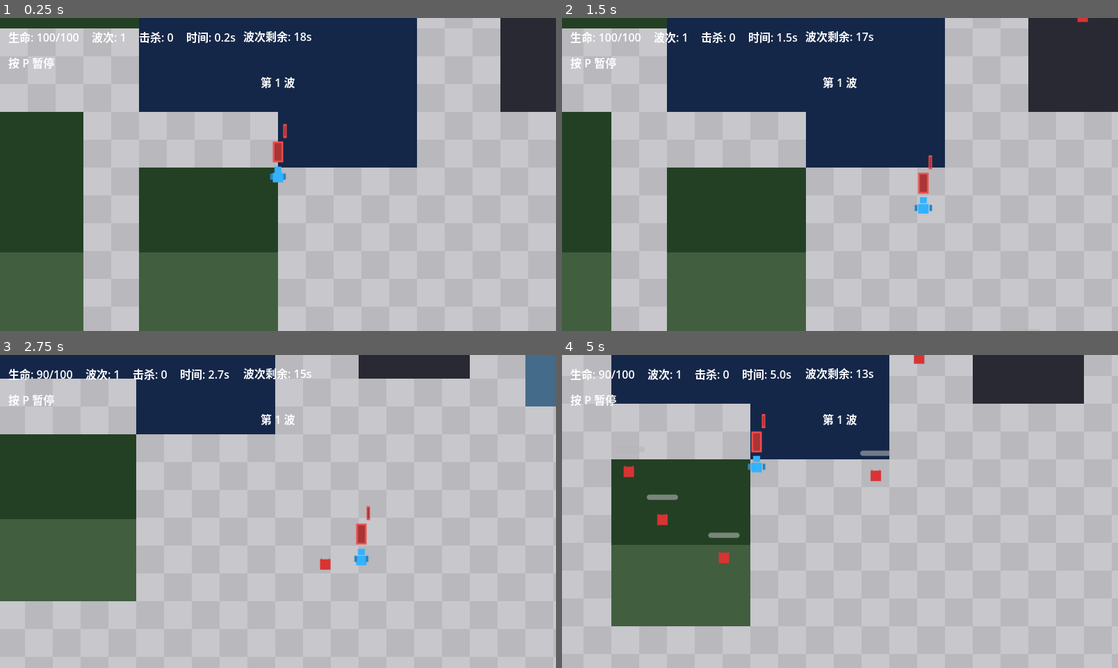
Above: before the commit, frames 1-4 (two rows, left to right).
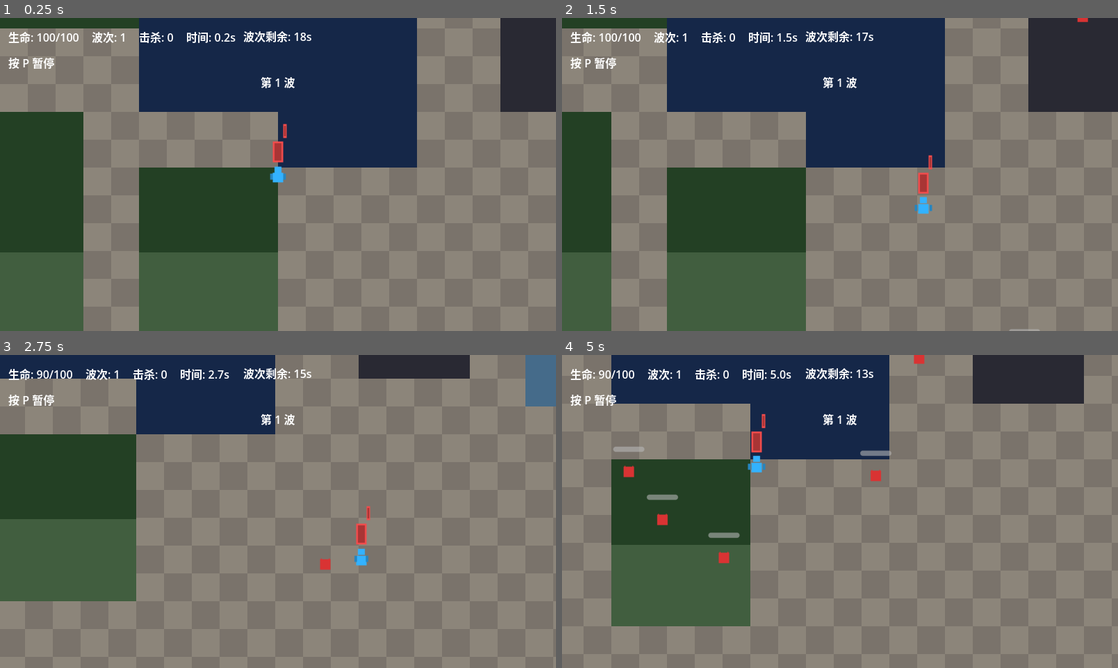
Above: after the commit, the same moments.

Repository: wanwenxin/godot-project-20260214
Game: Godot game, scene res://scenes/game.tscn
The game is run twice, just before and just after one commit, with the same random seed, the same clock (stepped at 60 frames per second) and the same inputs. This scene is started directly instead of the project's main scene.
Inputs:
- Up to frame 1 (0.25 s): no input
- Up to frame 2 (1.5 s): tap Enter at 0.5 s; hold D (move_right) 0.53-1.28 s; tap = (camera_zoom_in) at 0.6 s; hold S (move_down) from 1.28 s (still down); tap - (camera_zoom_out) at 1.35 s
- Up to frame 3 (2.75 s): release S (move_down) at 2.03 s; hold D (move_right) from 2.03 s (still down); tap H (toggle_enemy_hp) at 2.1 s
- Up to frame 4 (5 s): release D (move_right) at 2.78 s; hold W (move_up) 2.78-3.53 s; tap = (camera_zoom_in) at 2.85 s; hold A (move_left) from 3.53 s (still down); tap - (camera_zoom_out) at 3.6 s; tap H (toggle_enemy_hp) at 4.35 s

The runs differ from the first frame. In frame 1, 53% of the frame differs, in the area x 0-100%, y 0-100%; in frame 2, 55%; in frame 3, 76%; in frame 4, 71%.

Commit message:
默认地形展示问题修复，默认地形改成山地，推测是平地地形颜色是白色，其实没问题

Diff:
--- a/resources/level_config.gd
+++ b/resources/level_config.gd
@@ -6,7 +6,7 @@
 
 @export_group("Terrain")
 @export var map_size_scale: float = 1.0  # 地图大小系数：0.8=小，1.0=中，1.2=大
-@export var default_terrain_type: String = "flat"  # 默认地形类型：flat=平地，seaside=海边，mountain=山地
+@export var default_terrain_type: String = "mountain"  # 默认地形类型：flat=平地，seaside=海边，mountain=山地
 @export var grass_count_min := 2 # 草地数量最小值
 @export var grass_count_max := 4 # 草地数量最大值
 @export var shallow_water_count_min := 1 # 浅水数量最小值
--- a/scripts/game.gd
+++ b/scripts/game.gd
@@ -64,7 +64,8 @@
 var _water_spawn_rects: Array[Rect2] = []  # 水域矩形，供水中敌人生成
 var _playable_region: Rect2 = Rect2()  # 可玩区域，供冲刺怪等边界检测
 var _terrain_container: Node2D  # 地形容器，波次重载时整体清除
-var _terrain_tilemap: TileMap  # 地形 TileMap，用于像素图绘制
+var _terrain_layer: TileMapLayer  # 唯一地形层：先铺满默认地形，再覆盖草/水/障碍
+var _terrain_atlas_rows: int = 1  # atlas 行数，用于限制 floor_row（1=仅 flat，3=flat/seaside/mountain）
 const TERRAIN_TILE_SIZE := 32
 const TERRAIN_TILE_FLOOR_A := 0
 const TERRAIN_TILE_FLOOR_B := 1
@@ -877,7 +878,7 @@
 	body.collision_mask = 0
 	body.position = spawn_pos
 	body.add_child(col)
-	if _terrain_tilemap != null:
+	if _terrain_layer != null:
 		_paint_terrain_rect(Rect2(spawn_pos - size * 0.5, size), TERRAIN_TILE_OBSTACLE)
 	else:
 		var rect := ColorRect.new()
@@ -889,7 +890,8 @@
 
 
 func _setup_terrain_tilemap() -> void:
-	# 创建 TileSet 与 TileMap，使用地形像素图。纹理尺寸不足时回退 ColorRect。
+	# 创建 TileSet 与单层 TileMapLayer，先铺满默认地形，再覆盖草/水/障碍。
+	_terrain_layer = null
 	var atlas := TileSetAtlasSource.new()
 	var tex_path := "res://assets/terrain/terrain_atlas.png"
 	if not ResourceLoader.exists(tex_path):
@@ -897,63 +899,63 @@
 	var tex: Texture2D = load(tex_path) as Texture2D
 	if tex == null:
 		return
-	# 至少需要 7x3 个 32x32 瓦片（224x96），否则瓦片不可见，回退 ColorRect。
+	# 至少需要 7 个 32x32 瓦片（224x32）；224x96 支持 flat/seaside/mountain 三行地板。
 	const MIN_ATLAS_W := 224
-	const MIN_ATLAS_H := 96
+	const MIN_ATLAS_H := 32
 	if tex.get_width() < MIN_ATLAS_W or tex.get_height() < MIN_ATLAS_H:
 		return
 	atlas.texture = tex
 	atlas.texture_region_size = Vector2i(TERRAIN_TILE_SIZE, TERRAIN_TILE_SIZE)
-	for i in range(7):
-		atlas.create_tile(Vector2i(i, 0))
-	# 第 1、2 行：seaside、mountain 地板瓦片
-	atlas.create_tile(Vector2i(0, 1))
-	atlas.create_tile(Vector2i(1, 1))
-	atlas.create_tile(Vector2i(0, 2))
-	atlas.create_tile(Vector2i(1, 2))
+	var rows := ceili(tex.get_height() / float(TERRAIN_TILE_SIZE))
+	_terrain_atlas_rows = maxi(1, mini(rows, 3))
+	for y in range(rows):
+		for x in range(7):
+			atlas.create_tile(Vector2i(x, y))
 	var tileset := TileSet.new()
 	tileset.tile_size = Vector2i(TERRAIN_TILE_SIZE, TERRAIN_TILE_SIZE)
 	tileset.add_source(atlas, 0)
-	_terrain_tilemap = TileMap.new()
-	_terrain_tilemap.name = "TerrainTileMap"
-	_terrain_tilemap.tile_set = tileset
-	_terrain_tilemap.z_index = -100
-	_terrain_container.add_child(_terrain_tilemap)
+	var terrain_root := Node2D.new()
+	terrain_root.name = "TerrainTileMap"
+	_terrain_layer = TileMapLayer.new()
+	_terrain_layer.name = "TerrainLayer"
+	_terrain_layer.tile_set = tileset
+	_terrain_layer.z_index = -100
+	terrain_root.add_child(_terrain_layer)
+	_terrain_container.add_child(terrain_root)
 
 
 func _paint_terrain_rect(rect: Rect2, tile_type: int) -> void:
-	# 将世界坐标 rect 覆盖的 TileMap 格子涂为指定 tile。
-	if _terrain_tilemap == null:
-		return
-	var layer := 0
+	# 将世界坐标 rect 覆盖的 TileMapLayer 格子涂为指定 tile（覆盖已有地板）。
+	if _terrain_layer == null:
+		return
 	var source_id := 0
 	var atlas_coords := Vector2i(tile_type, 0)
 	var cell_start := Vector2i(floori(rect.position.x / float(TERRAIN_TILE_SIZE)), floori(rect.position.y / float(TERRAIN_TILE_SIZE)))
 	var cell_end := Vector2i(ceili(rect.end.x / float(TERRAIN_TILE_SIZE)), ceili(rect.end.y / float(TERRAIN_TILE_SIZE)))
 	for cx in range(cell_start.x, cell_end.x):
 		for cy in range(cell_start.y, cell_end.y):
-			_terrain_tilemap.set_cell(layer, Vector2i(cx, cy), source_id, atlas_coords)
+			_terrain_layer.set_cell(Vector2i(cx, cy), source_id, atlas_coords)
 
 
 func _spawn_walkable_floor(region: Rect2, default_terrain_type: String = "flat", use_default_terrain: bool = false) -> void:
-	# 可移动地面：优先用 TileMap 铺满可玩区域，按 default_terrain_type 选择地板瓦片（flat/seaside/mountain）；无 TileMap 时回退 ColorRect。
+	# 可移动地面：优先用 TileMapLayer 铺满，支持风格化像素图；无 TileMapLayer 时回退 Polygon2D。
 	var floor_row := TERRAIN_FLOOR_ROW_FLAT
 	var t := default_terrain_type.to_lower()
-	if t == "seaside":
+	if t == "seaside" and _terrain_atlas_rows > 1:
 		floor_row = TERRAIN_FLOOR_ROW_SEASIDE
-	elif t == "mountain":
+	elif t == "mountain" and _terrain_atlas_rows > 2:
 		floor_row = TERRAIN_FLOOR_ROW_MOUNTAIN
-	if _terrain_tilemap != null:
-		var layer := 0
+	floor_row = mini(floor_row, _terrain_atlas_rows - 1)
+	if _terrain_layer != null:
 		var source_id := 0
 		var cell_start := Vector2i(floori(region.position.x / float(TERRAIN_TILE_SIZE)), floori(region.position.y / float(TERRAIN_TILE_SIZE)))
 		var cell_end := Vector2i(ceili(region.end.x / float(TERRAIN_TILE_SIZE)), ceili(region.end.y / float(TERRAIN_TILE_SIZE)))
 		for cx in range(cell_start.x, cell_end.x):
 			for cy in range(cell_start.y, cell_end.y):
 				var tile_x := TERRAIN_TILE_FLOOR_A if ((cx + cy) % 2 == 0) else TERRAIN_TILE_FLOOR_B
-				_terrain_tilemap.set_cell(layer, Vector2i(cx, cy), source_id, Vector2i(tile_x, floor_row))
-		return
-	# 回退：无 TileMap 时用 ColorRect
+				_terrain_layer.set_cell(Vector2i(cx, cy), source_id, Vector2i(tile_x, floor_row))
+		return
+	# 回退：无 TileMapLayer 时用 Polygon2D
 	var color_a: Color
 	var color_b: Color
 	if use_default_terrain:
@@ -974,14 +976,13 @@
 		var y := region.position.y
 		var col := 0
 		while y < region.end.y:
-			var block := ColorRect.new()
 			var w := minf(tile - 1.0, region.end.x - x)
 			var h := minf(tile - 1.0, region.end.y - y)
-			block.size = Vector2(maxf(4.0, w), maxf(4.0, h))
-			block.position = Vector2(x, y)
-			block.color = color_a if ((row + col) % 2 == 0) else color_b
-			block.mouse_filter = Control.MOUSE_FILTER_IGNORE
-			floor_root.add_child(block)
+			var poly := Polygon2D.new()
+			poly.color = color_a if ((row + col) % 2 == 0) else color_b
+			poly.polygon = PackedVector2Array([Vector2.ZERO, Vector2(w, 0), Vector2(w, h), Vector2(0, h)])
+			poly.position = Vector2(x, y)
+			floor_root.add_child(poly)
 			y += tile
 			col += 1
 		x += tile
@@ -1137,7 +1138,7 @@
 	damage_per_tick: int,
 	damage_interval: float
 ) -> void:
-	# 用同一个 terrain_zone.gd 统一草地/水面的行为；视觉由 TileMap 绘制。
+	# 用同一个 terrain_zone.gd 统一草地/水面的行为；视觉由 TileMapLayer 绘制。
 	var zone := Area2D.new()
 	zone.set_script(load("res://scripts/terrain_zone.gd"))
 	zone.position = spawn_pos
@@ -1152,7 +1153,7 @@
 	col.shape = shape
 	zone.add_child(col)
 
-	if _terrain_tilemap != null:
+	if _terrain_layer != null:
 		var tile_type := TERRAIN_TILE_GRASS
 		if terrain_type == "shallow_water":
 			tile_type = TERRAIN_TILE_SHALLOW_WATER
Not shown, changed: docs/CODE_INDEX.md
Not shown, changed: docs/DEVELOPER_GUIDE.md
